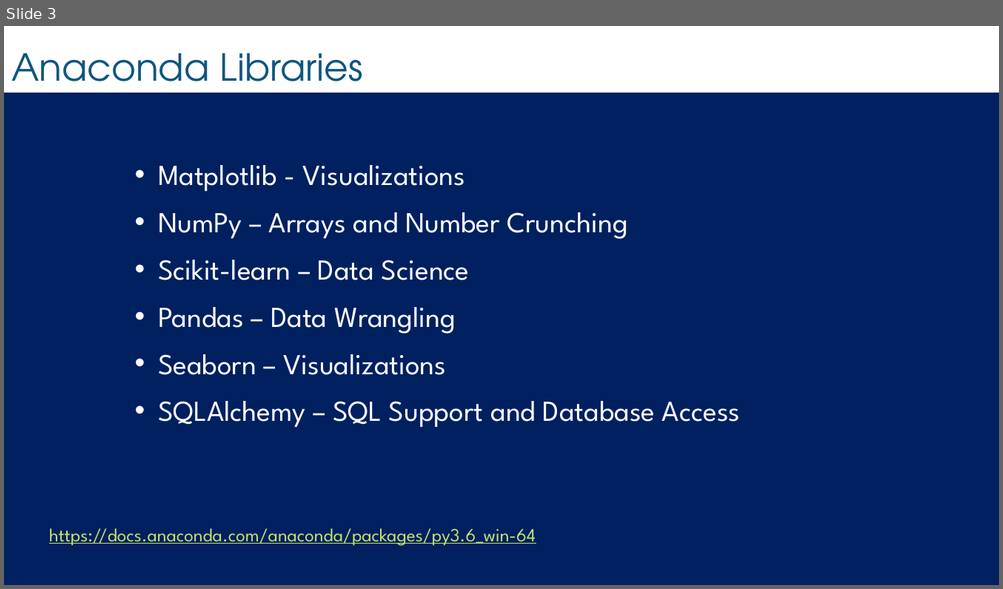
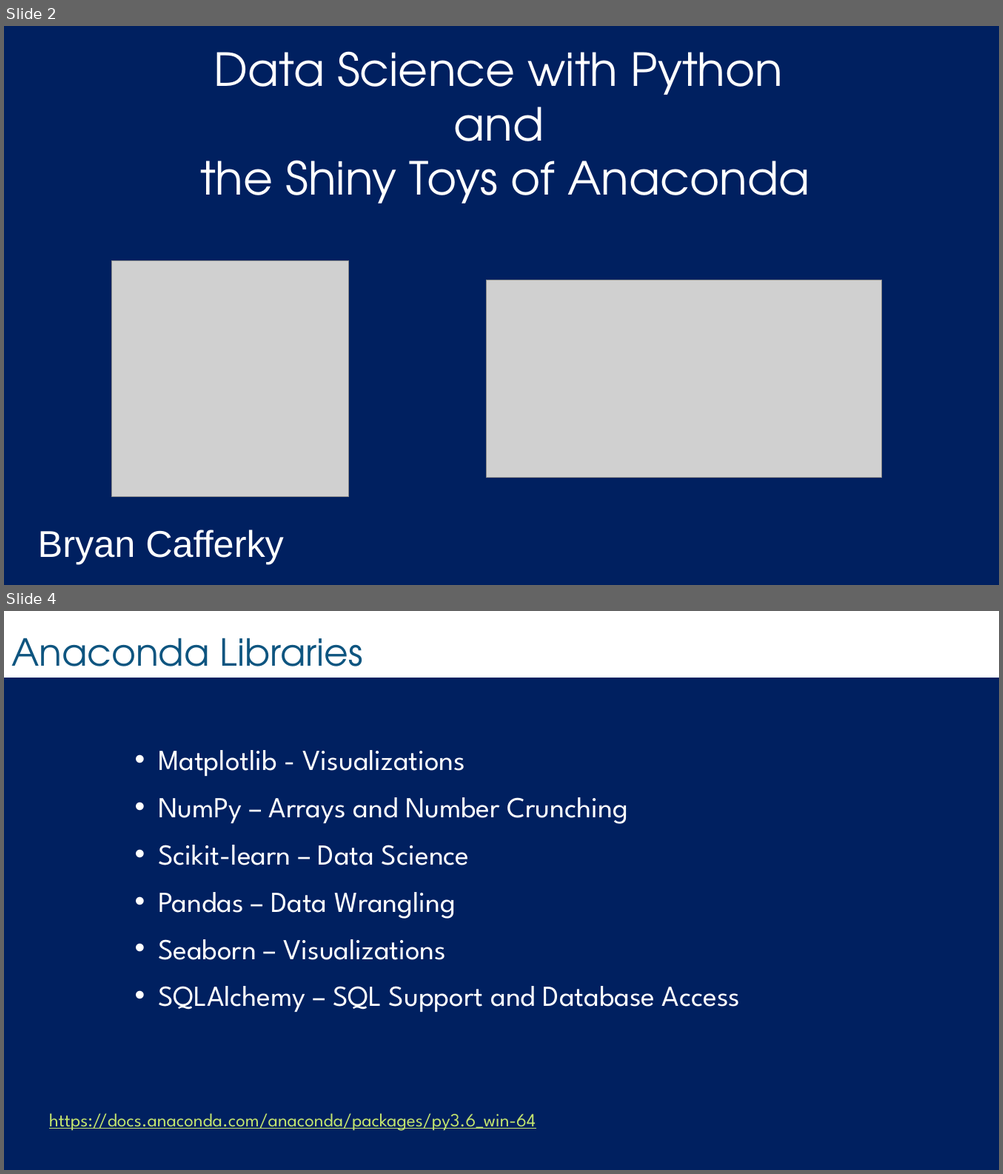
Before and after one commit to bcafferky/shared, a slide deck: PythonAnaconda/SetUp.pptx. Shown one above the other, each under a label of ours: slide 3 before the commit, slides 2 and 4 after it; the slides between them are not shown. The pictures are 1003x589 and 1003x1174 pixels, drawn with LibreOffice and Linux fonts; fonts in the diff are those of the drawing; grey boxes stand for pictures; background and template pictures are left out. Boxes give left, top, right and bottom in pixels: in the first picture for what was removed or moved away, otherwise in the second. Text is boxed around its words. In the diff, an @@ line names an element or a change of style, - is before the commit and + after.

```diff
--- a/PythonAnaconda/SetUp.pptx
+++ b/PythonAnaconda/SetUp.pptx
@@ slide 2 added at bbox=[4, 26, 999, 585], background #FFFFFF; not listed: 1 template element that a slide beside it also shows @@
@@ rectangle added at bbox=[4, 26, 999, 101], fill #002060, outline #002060 1.5 pt @@
@@ title added at bbox=[200, 51, 809, 204], 44 pt, text #FFFFFF @@
+Data Science with Python
+and
+the Shiny Toys of Anaconda
@@ picture added at bbox=[112, 261, 349, 497] @@
@@ picture added at bbox=[486, 281, 882, 478] @@
@@ text added at bbox=[38, 530, 284, 565], 36 pt, text #FFFFFF @@
+Bryan Cafferky
@@ what was slide 3 is now slide 4 @@
```
Also in this commit, not shown: 3 slides changed, 1 other slide added, 1 other file.
